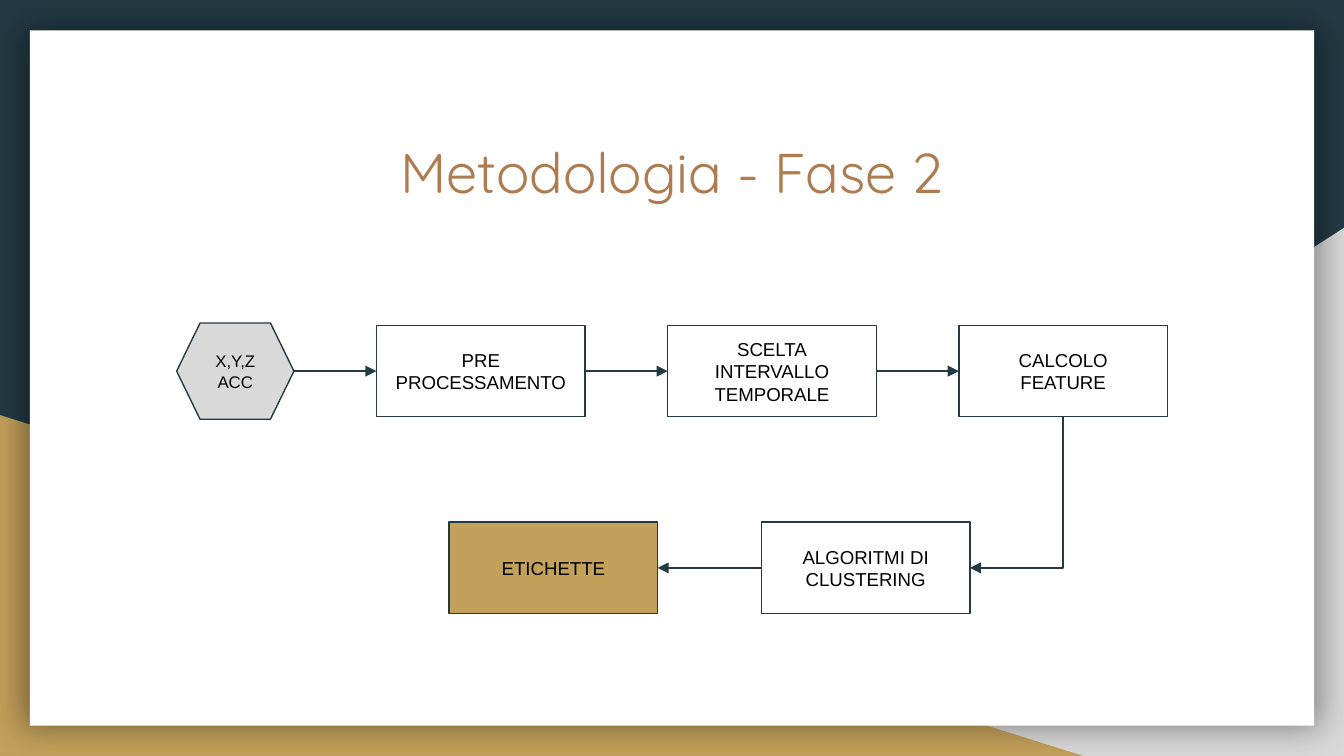
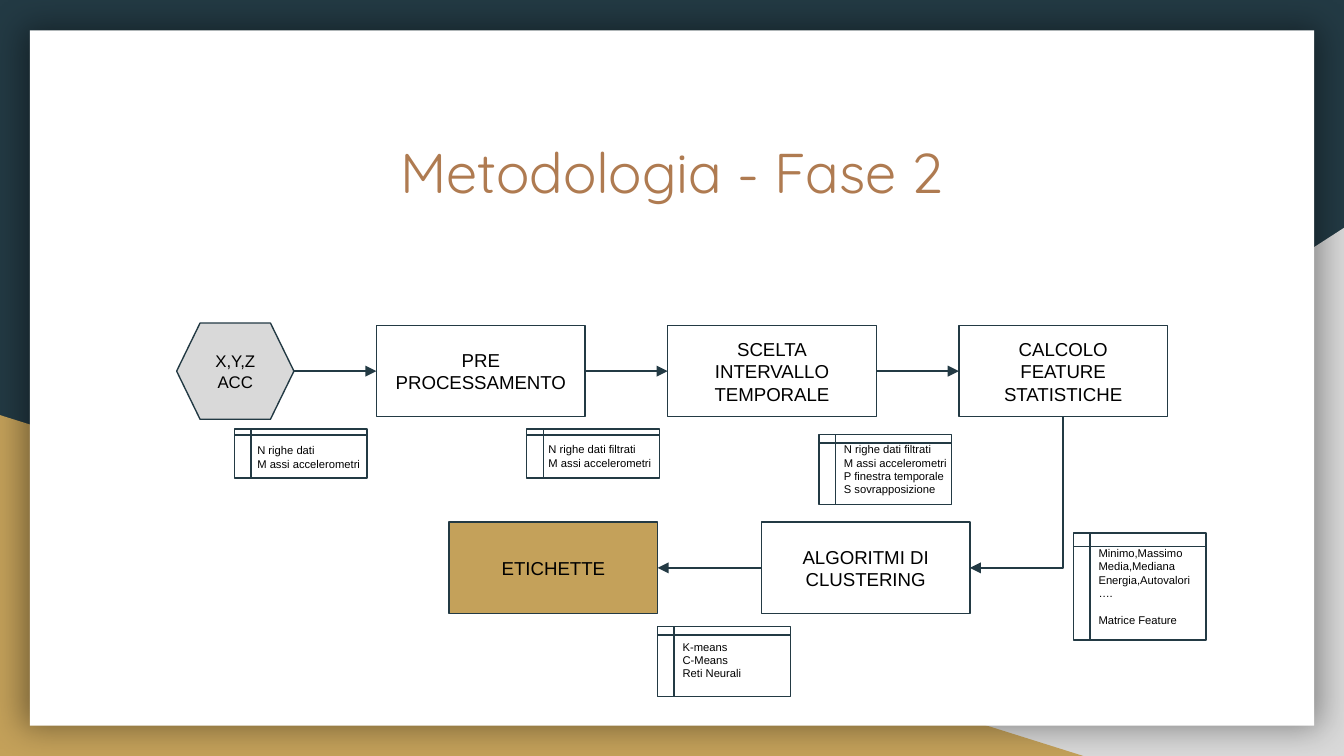
Before and after one commit to fuserale/tesi, a slide deck: slide 8 of tex_tesi/Apprendimento non supervisionato per l’identificazione di contesti di Freezing of Gait (FOG) in pazienti affetti da Morbo di Parkinson.pptx. Drawn at 1344x756 pixels with LibreOffice and Linux fonts; fonts in the diff are those of the drawing. Boxes give left, top, right and bottom in pixels: in the first picture for what was removed or moved away, otherwise in the second. Text is boxed around its words. In the diff, an @@ line names an element or a change of style, - is before the commit and + after.

```diff
--- a/tex_tesi/Apprendimento non supervisionato per l’identificazione di contesti di Freezing of Gait (FOG) in pazienti affetti da Morbo di Parkinson.pptx
+++ b/tex_tesi/Apprendimento non supervisionato per l’identificazione di contesti di Freezing of Gait (FOG) in pazienti affetti da Morbo di Parkinson.pptx
@@ text in rectangle at box(1004, 365, 1122, 402): text changed @@
-FEATURE
+FEATURE STATISTICHE
@@ flow chart internal storage added at box(234, 429, 367, 478), outline #233A44 0.75 pt @@
@@ text added at box(257, 446, 360, 468), 6 pt, text #000000 @@
+N righe dati
+M assi accelerometri
@@ flow chart internal storage added at box(527, 429, 660, 478), outline #233A44 0.75 pt @@
@@ text added at box(548, 445, 651, 467), 6 pt, text #000000 @@
+N righe dati filtrati
+M assi accelerometri
@@ flow chart internal storage added at box(818, 434, 952, 504), outline #233A44 0.75 pt @@
@@ text added at box(844, 445, 946, 496), 6 pt, text #000000 @@
+N righe dati filtrati
+M assi accelerometri
+P finestra temporale
+S sovrapposizione
@@ flow chart internal storage added at box(1074, 532, 1207, 640), outline #233A44 0.75 pt @@
@@ text added at box(1099, 549, 1191, 624), 6 pt, text #000000 @@
+Minimo,Massimo
+Media,Mediana
+Energia,Autovalori
+….
+Matrice Feature
@@ flow chart internal storage added at box(657, 626, 790, 696), outline #233A44 0.75 pt @@
@@ text added at box(683, 643, 741, 677), 6 pt, text #000000 @@
+K-means
+C-Means
+Reti Neurali
```
Also in this commit, not shown: 2 other slides changed, 2 other files.
